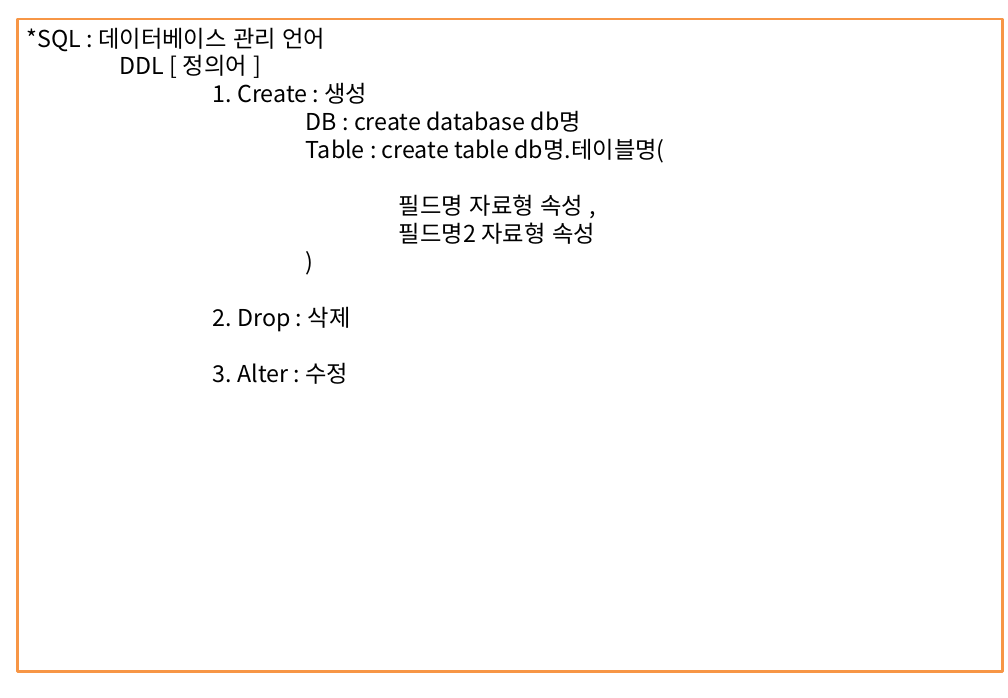
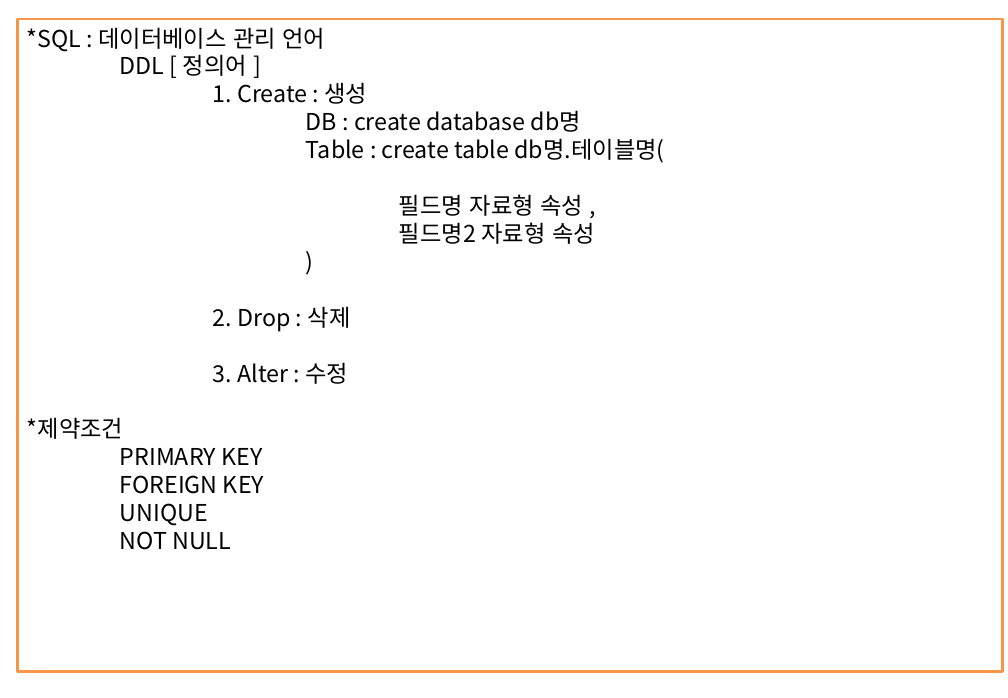
Before and after one commit to itdanja/web_ezen_1, a slide deck: slide 48 of java1/src/정리함/JAVA정리.pptx (slide 46 before the commit). Drawn at 1008x698 pixels with LibreOffice and Linux fonts; fonts in the diff are those of the drawing. Boxes give left, top, right and bottom in pixels: in the first picture for what was removed or moved away, otherwise in the second. Text is boxed around its words. In the diff, an @@ line names an element or a change of style, - is before the commit and + after.

```diff
--- a/java1/src/정리함/JAVA정리.pptx
+++ b/java1/src/정리함/JAVA정리.pptx
@@ text in rectangle at (27,417,264,550): paragraphs added @@
+*제약조건
+PRIMARY KEY
+FOREIGN KEY
+UNIQUE
+NOT NULL
```
Also in this commit, not shown: 3 other slides changed, 3 slides added, 5 other files.
